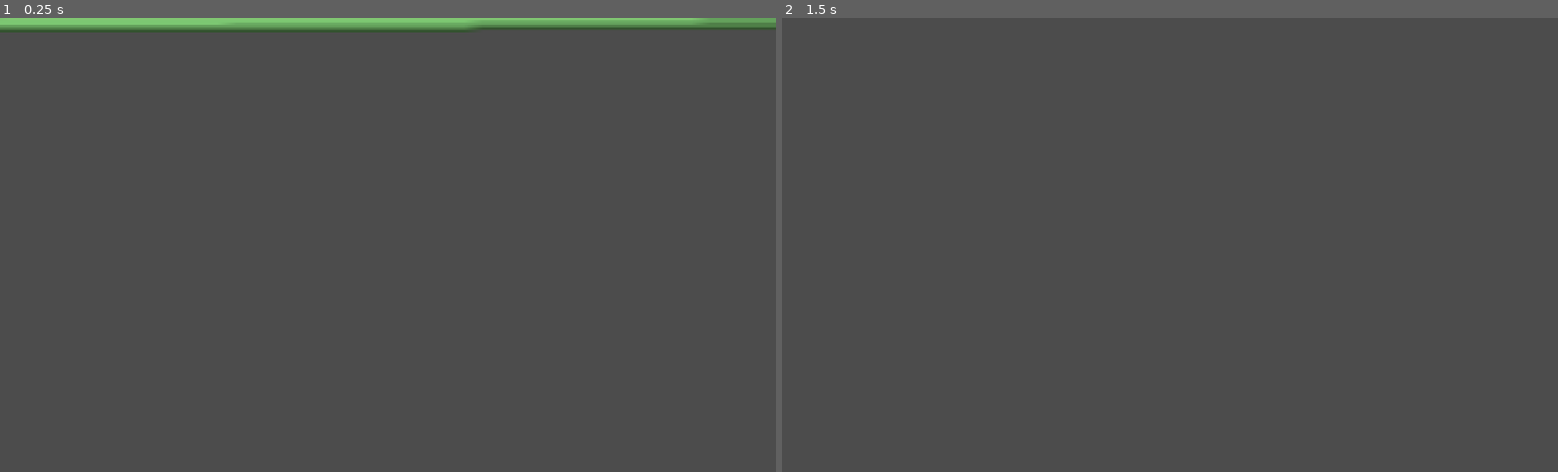
Above: before the commit, frames 1-2 (left to right).
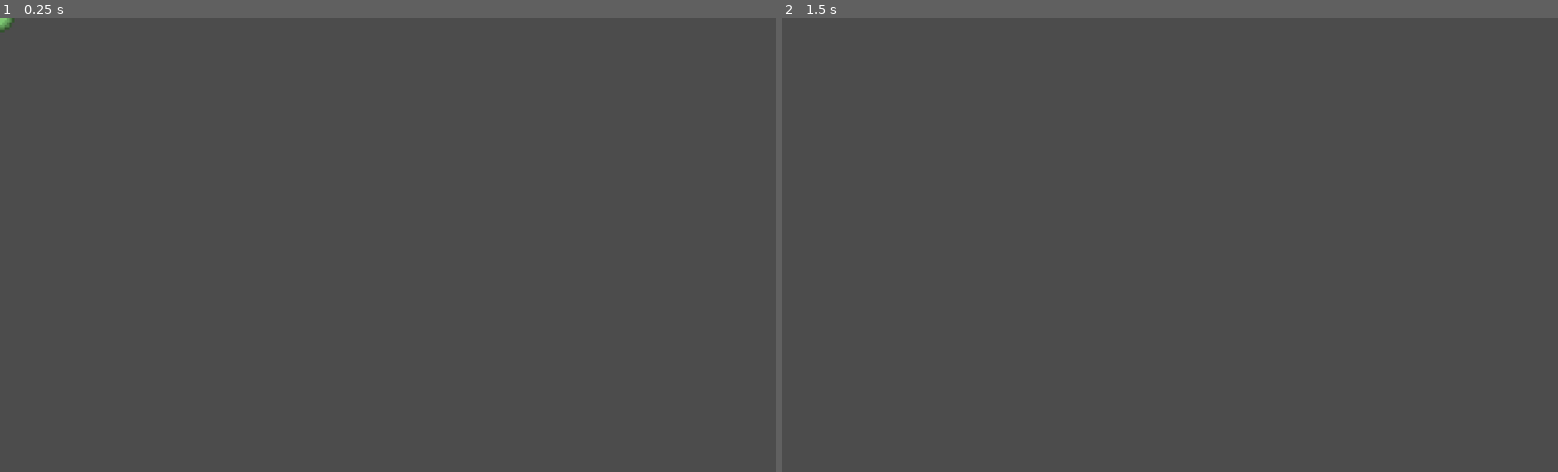
Above: after the commit, the same moments.

Repository: INF19IT2/2d-Jump-n-Run-SE
Game: Godot game, scene res://Scenes/Objects/Projectile_Enemies.tscn
Same seed, same stepped clock (60 frames per second), same inputs: the game is played once before the commit and once after it. This scene is started directly instead of the project's main scene.
Inputs:
- Up to frame 1 (0.25 s): no input
- Up to frame 2 (1.5 s): tap Enter at 0.5 s; hold Shift (running) 0.53-1.28 s; hold D (move_right) from 0.53 s (still down); tap W (move_up) at 0.77 s; tap Space (shoot) at 1.25, 1.35 s

The runs differ from the first frame. In frame 1, 2.8% of the frame differs, in the area x 0-100%, y 0-4%; in frame 2, nothing differs.

Commit message:
Update Projectile_Enemies.tscn

Diff:
--- a/2d-Jump-n-Run-SE/Scenes/Objects/Projectile_Enemies.tscn
+++ b/2d-Jump-n-Run-SE/Scenes/Objects/Projectile_Enemies.tscn
@@ -7,7 +7,7 @@
 radius = 75.1894
 
 [node name="Projectile" type="Area2D"]
-scale = Vector2( 025, 0.25 )
+scale = Vector2( 0.25, 0.25 )
 collision_layer = 16
 collision_mask = 19
 script = ExtResource( 2 )
